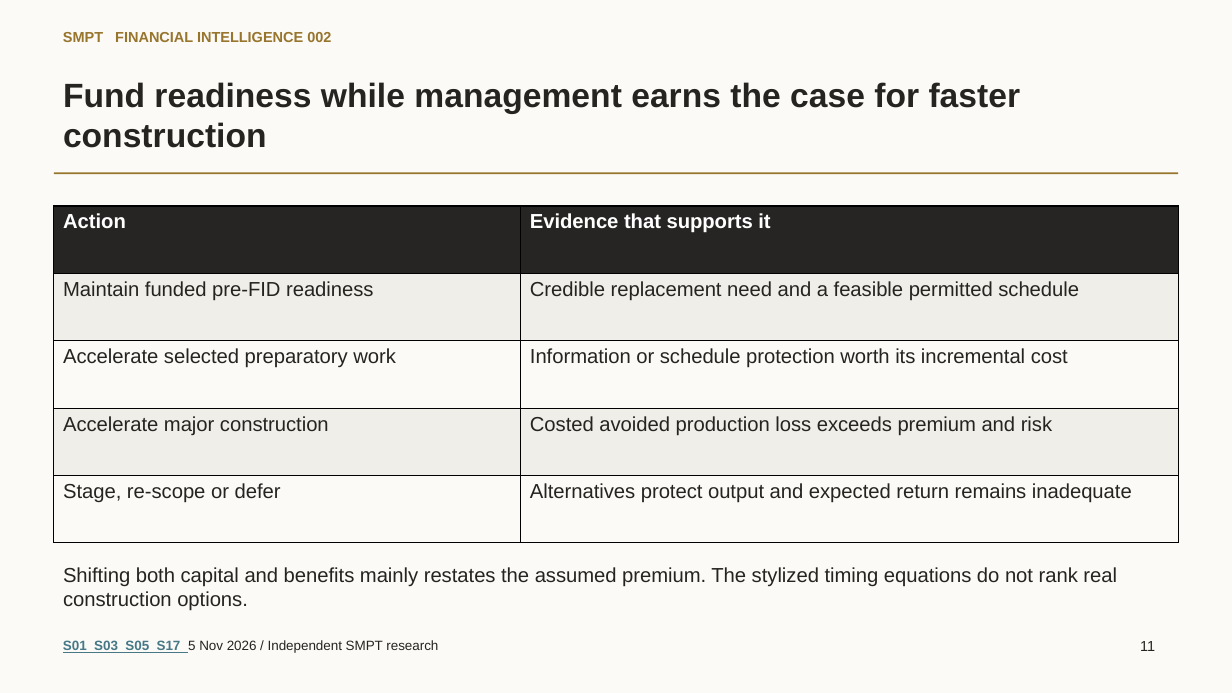
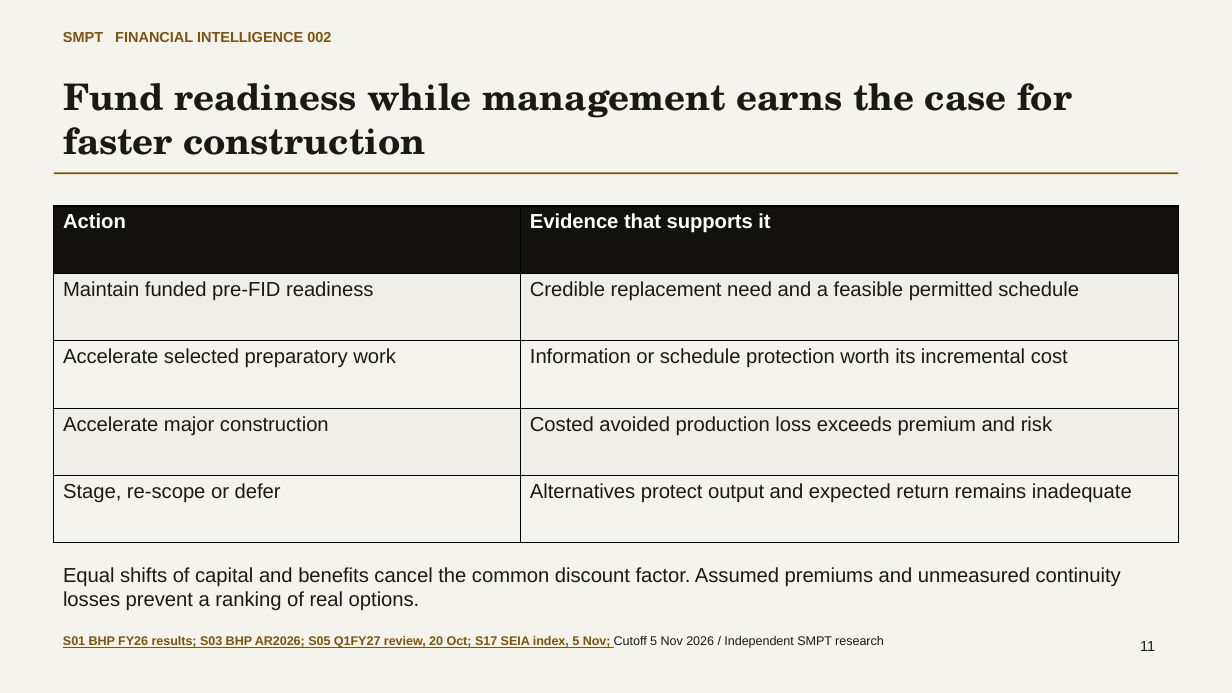
Before and after one commit to VSSpowerlifting/strategic-materials-policy-tracker, a slide deck: slide 11 of docs/research/fi002-bhp-copper/output/SMPT_FI002_BHP_Copper_Strategy_Deck.pptx. Drawn at 1232x693 pixels with LibreOffice and Linux fonts; fonts in the diff are those of the drawing. Boxes give left, top, right and bottom in pixels: in the first picture for what was removed or moved away, otherwise in the second. Text is boxed around its words. In the diff, an @@ line names an element or a change of style, - is before the commit and + after.

Commit message:
docs(fi002): refine research argument and complete expert editorial audit

```diff
--- a/docs/research/fi002-bhp-copper/output/SMPT_FI002_BHP_Copper_Strategy_Deck.pptx
+++ b/docs/research/fi002-bhp-copper/output/SMPT_FI002_BHP_Copper_Strategy_Deck.pptx
@@ background #FBFAF7 to #F5F3EE @@
@@ text "SMPT FINANCIAL INTELLIGENCE 002" at box(63, 32, 331, 42): text colour #98752D to #7A5510 @@
@@ text "Fund readiness while management earns ..." at box(63, 83, 1072, 155): size 26.2 to 28.5 pt, font Arial to TeX Gyre Schola, text colour #252421 to #1B1915 @@
@@ rectangle at box(54, 172, 1178, 174): fill #98752D to #7A5510 @@
@@ table at box(54, 206, 1177, 543) @@
@@ fill #262523 to #12110F in row 1 @@
@@ fill #FBFAF7 to #F5F3EE in 4 cells @@
@@ text colour #252421 to #1B1915 @@
@@ text at box(63, 567, 1121, 611): text changed; text colour #252421 to #1B1915 @@
-Shifting both capital and benefits mainly restates the assumed premium. The stylized timing equations do not rank real construction options.
+Equal shifts of capital and benefits cancel the common discount factor. Assumed premiums and unmeasured continuity losses prevent a ranking of real options.
@@ text at box(63, 635, 884, 648): text changed; size 10.5 to 9.8 pt; text colour #252421 to #7A5510; bold on @@
-S01 S03 S05 S17 5 Nov 2026 / Independent SMPT research
+S01 BHP FY26 results; S03 BHP AR2026; S05 Q1FY27 review, 20 Oct; S17 SEIA index, 5 Nov; Cutoff 5 Nov 2026 / Independent SMPT research
```
Also in this commit, not shown: 11 other slides changed, 23 other files.
